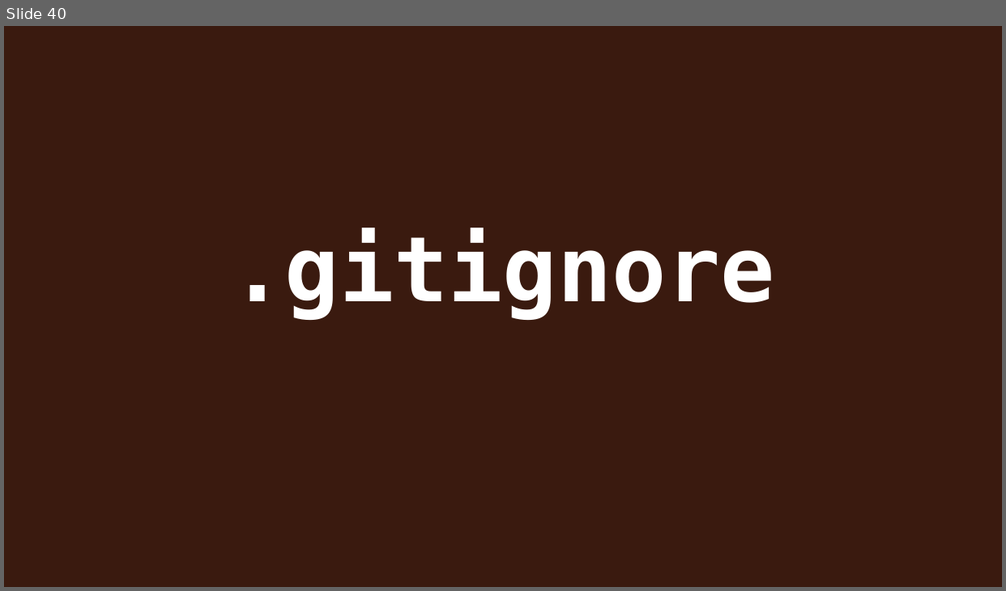
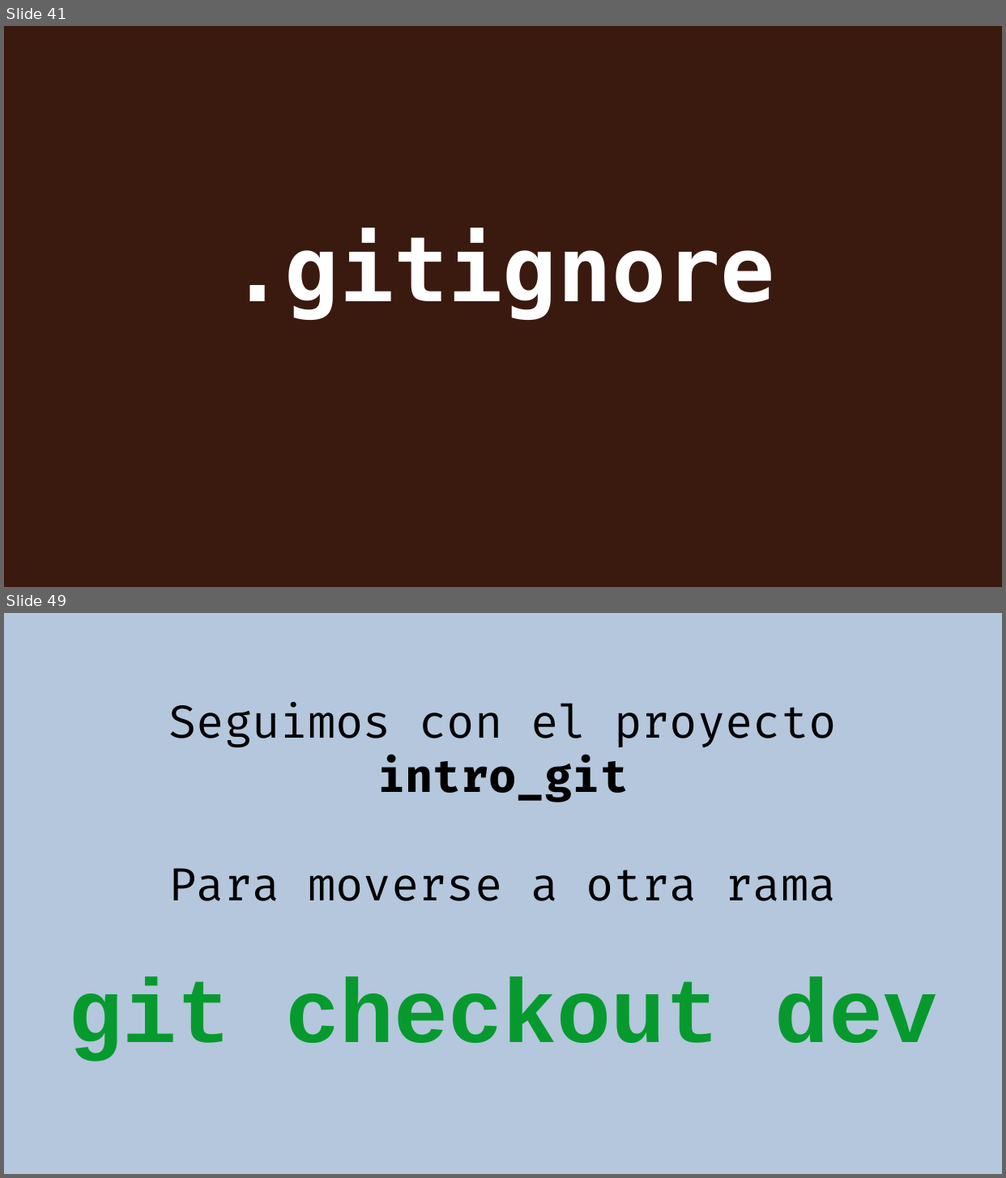
Before and after one commit to rgmf/eed2425, a slide deck: ut/02_control_de_versiones/presentacion/02_git_local.odp. Shown one above the other, each under a label of ours: slide 40 before the commit, slides 41 and 49 after it; the slides between them are not shown. The pictures are 1006x591 and 1006x1178 pixels, drawn with LibreOffice and Linux fonts; fonts in the diff are those of the drawing. Boxes give left, top, right and bottom in pixels: in the first picture for what was removed or moved away, otherwise in the second. Text is boxed around its words. In the diff, an @@ line names an element or a change of style, - is before the commit and + after.

```diff
--- a/ut/02_control_de_versiones/presentacion/02_git_local.odp
+++ b/ut/02_control_de_versiones/presentacion/02_git_local.odp
@@ slide 49 added at (4, 613, 1002, 1174), background #B4C7DC @@
@@ subtitle added at (68, 701, 937, 1062), 36 pt, text #000000 @@
+Seguimos con el proyecto intro_git
+Para moverse a otra rama
+git checkout dev
@@ what was slide 40 is now slide 41 @@
```
Also in this commit, not shown: 1 slide changed, 24 other slides added.
